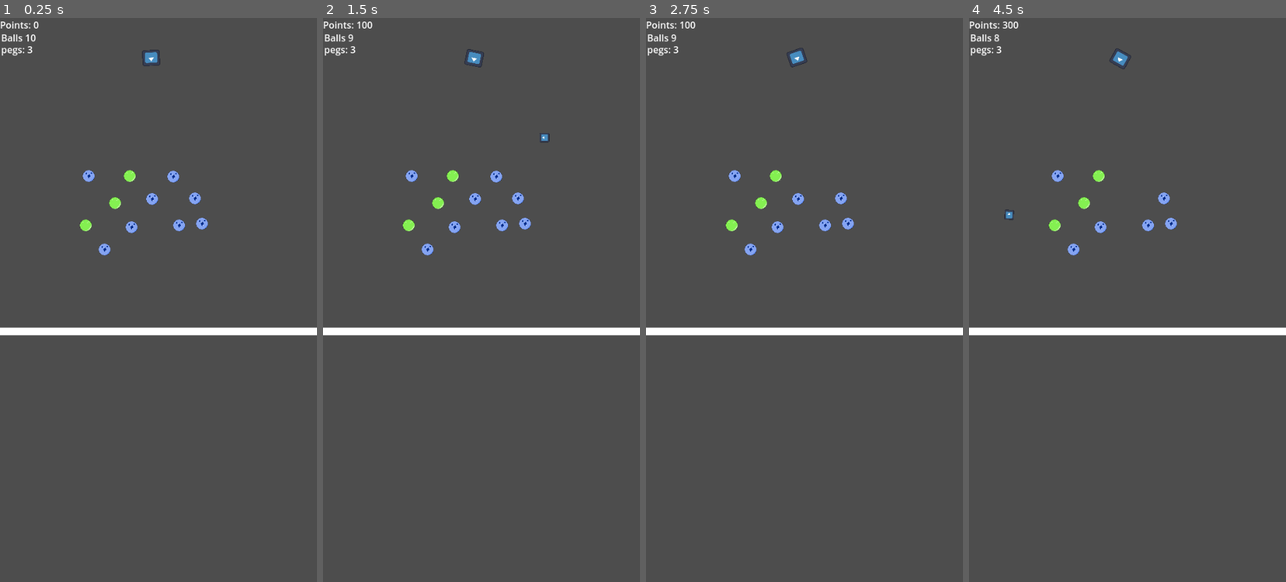
Above: before the commit, frames 1-4 (left to right).
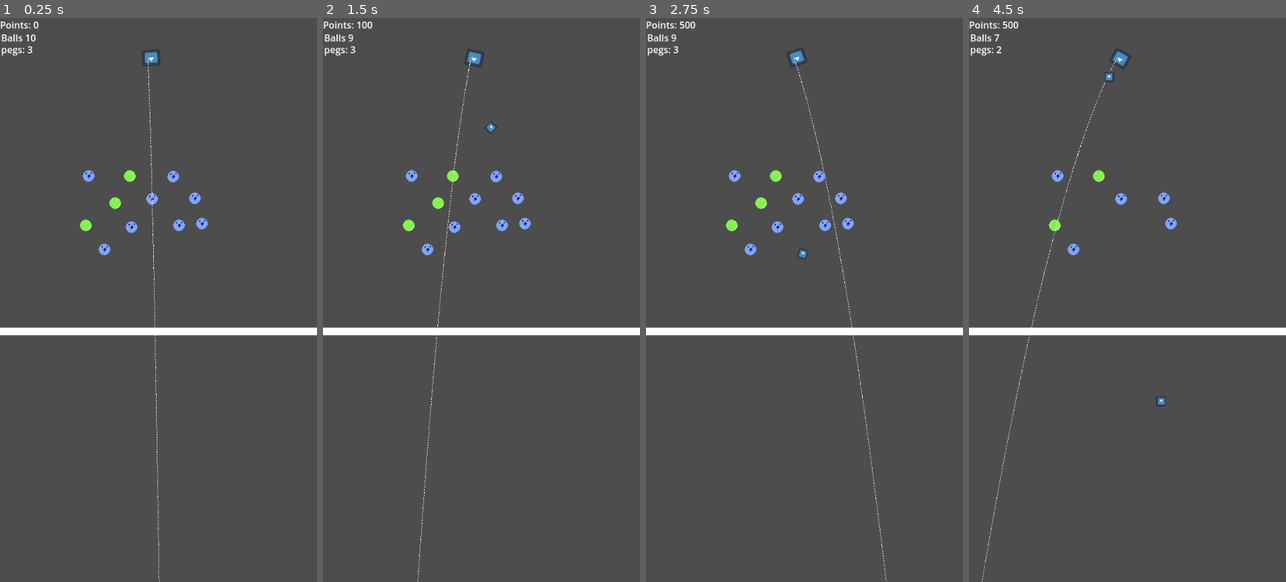
Above: after the commit, the same moments.

Repository: teachermanjeff/physics2025
Game: Godot game, scene res://playtest.tscn
The game is run twice, just before and just after one commit, with the same random seed, the same clock (stepped at 60 frames per second) and the same inputs. The project has no main scene, so this scene is started directly. The engine's default icon, where the game draws it, is replaced by a stand-in: a white triangle on a blue panel in a dark square.
Inputs (mouse positions are in pixels of both pictures, inside the frame that each line leads up to):
- Up to frame 1 (0.25 s): no input
- Up to frame 2 (1.5 s): tap Enter at 0.5 s; move the mouse to (551, 271) at 0.52 s; click (551, 271) at 0.6 s; move the mouse to (418, 328) at 1.27 s; click (418, 328) at 1.35 s
- Up to frame 3 (2.75 s): move the mouse to (836, 175) at 2.02 s; click (836, 175) at 2.1 s
- Up to frame 4 (4.5 s): move the mouse to (1111, 412) at 2.77 s; click (1111, 412) at 2.85 s; move the mouse to (1222, 384) at 3.52 s; click (1222, 384) at 3.6 s; move the mouse to (1032, 215) at 4.27 s; click (1032, 215) at 4.35 s

The runs differ from the first frame. In frame 1, 0.2% of the frame differs, in the area x 46-51%, y 7-100%; in frame 2, 0.3%; in frame 3, 0.3%; in frame 4, 0.6%, in the area x 4-62%, y 0-100%.

Commit message:
fully implemented trajectory predictor, could still tweak numbers

Diff:
--- a/bouncegame/ball.tscn
+++ b/bouncegame/ball.tscn
@@ -10,7 +10,6 @@
 
 [node name="ball" type="RigidBody2D" groups=["balls"]]
 physics_material_override = SubResource("PhysicsMaterial_x8fbi")
-gravity_scale = 0.6
 script = ExtResource("1_41u45")
 
 [node name="CollisionShape2D" type="CollisionShape2D" parent="."]
--- a/bouncegame/playtest.tscn
+++ b/bouncegame/playtest.tscn
@@ -1,9 +1,10 @@
-[gd_scene load_steps=6 format=3 uid="uid://3i5ulpi715m5"]
+[gd_scene load_steps=7 format=3 uid="uid://3i5ulpi715m5"]
 
 [ext_resource type="PackedScene" uid="uid://dh4nvugrkegbn" path="res://normal_peg.tscn" id="1_qjlvb"]
 [ext_resource type="PackedScene" uid="uid://cl0wmqo673iiy" path="res://cannon.tscn" id="3_2iy5o"]
 [ext_resource type="PackedScene" uid="uid://dmn7jrij4glg6" path="res://hud.tscn" id="3_l4ynd"]
 [ext_resource type="PackedScene" uid="uid://c8avvf011ar03" path="res://bottom.tscn" id="4_l4ynd"]
+[ext_resource type="Script" uid="uid://c5vhdgmrnjhee" path="res://rotator.gd" id="5_jbd3l"]
 
 [sub_resource type="RectangleShape2D" id="RectangleShape2D_e2qus"]
 size = Vector2(20, 972)
@@ -67,6 +68,9 @@
 [node name="bottom" parent="." instance=ExtResource("4_l4ynd")]
 position = Vector2(-400, 464)
 
+[node name="rotator" type="Node2D" parent="."]
+script = ExtResource("5_jbd3l")
+
 [connection signal="addpoint" from="normal_peg" to="cannon/HUD" method="_on_normal_peg_addpoint"]
 [connection signal="addpoint" from="normal_peg2" to="cannon/HUD" method="_on_normal_peg_addpoint"]
 [connection signal="addpoint" from="normal_peg3" to="cannon/HUD" method="_on_normal_peg_addpoint"]
--- /dev/null
+++ b/bouncegame/rotator.gd
@@ -0,0 +1,21 @@
+extends Node2D
+func _draw() -> void:
+	_update_traj()
+func _get_forward() -> Vector2:
+	var test = global_position.direction_to(get_global_mouse_position())
+	return test
+func _update_traj() -> void:
+	var velocity : Vector2 =  500 * _get_forward()
+	var line_start = global_position
+	var line_end: Vector2
+	var gravity: float = (ProjectSettings.get_setting("physics/2d/default_gravity"))
+	var drag: float = ProjectSettings.get_setting("physics/2d/default_linear_damp")
+	var timestep = 0.02
+	var colour =Color.WHITE
+	for i:int in 70:
+		velocity.y += gravity * timestep
+		line_end = line_start + (velocity * timestep)
+		draw_dashed_line(line_start, line_end, colour, 1)
+		line_start = line_end
+func _process(delta: float) -> void:
+	queue_redraw()
--- a/bouncegame/static_body_2d.gd
+++ b/bouncegame/static_body_2d.gd
@@ -1,26 +1,5 @@
 extends StaticBody2D
 var projectile = preload("res://ball.tscn")
-func _get_forward() -> Vector2:
-	return global_position.direction_to(get_global_mouse_position())
-func _update_traj() -> void:
-	var velocity : Vector2 =  300 * _get_forward()
-	var line_start = global_position
-	var line_end: Vector2
-	var gravity: float = ProjectSettings.get_setting("physics/2d/default_gravity")
-	var drag: float = ProjectSettings.get_setting("physics/2d/default_linear_damp")
-	var timestep = 0.02
-	var colour =Color.RED
-	for i:int in 50:
-		velocity.y += gravity * timestep
-		line_end = line_start + (velocity * timestep)
-		velocity = velocity * clampf(1.0 - drag * timestep, 0 , 1)
-		draw_line(line_start, line_end, colour, 5)
-		line_start = line_end
-
-
-
-
-
 func _process(delta):
 	var bottom_node = get_node("/root/playtest/bottom")
 	var HUD_node = get_node("HUD")
@@ -30,4 +9,3 @@
 		get_parent().add_child(new_projectile)
 		HUD_node.lives -= 1
 		bottom_node.is_shooting = true
-	_update_traj()
--- /dev/null
+++ b/bouncegame/testdraw.gd
@@ -0,0 +1,4 @@
+extends Node2D
+
+func _process(delta: float) -> void:
+	draw_line(Vector2(0,0), Vector2(1000,1000),Color("Red"),5)
Not shown, added: bouncegame/rotator.gd.uid
Not shown, added: bouncegame/testdraw.gd.uid
